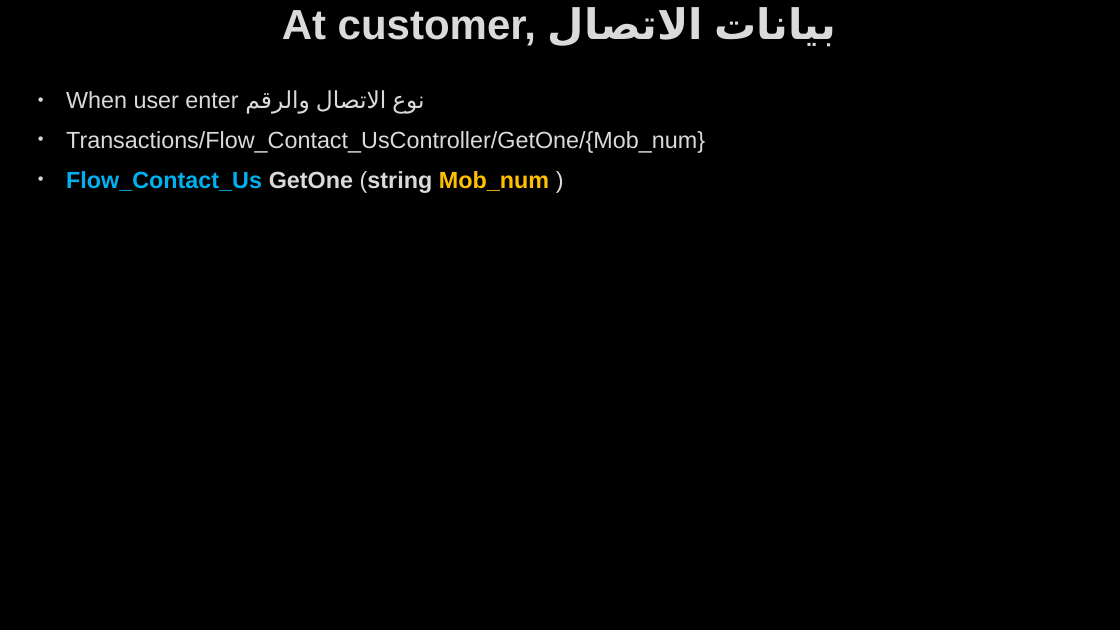
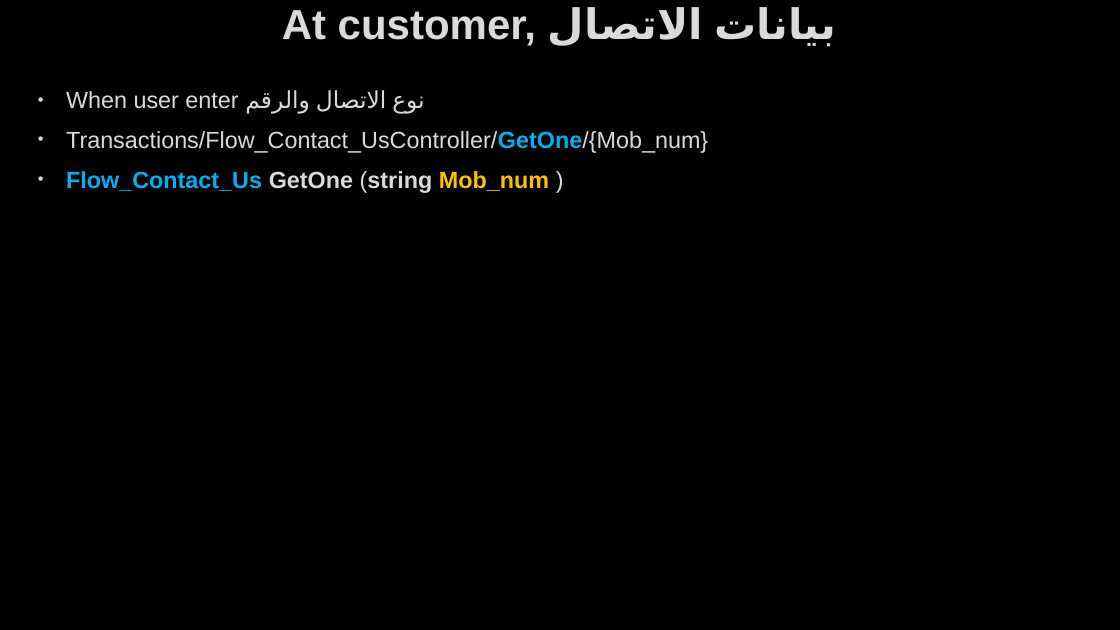
Before and after one commit to AhmedMohamedSamir1/Summary, a slide deck: slide 8 of Dot Net/Business.pptx (slide 13 before the commit). Drawn at 1120x630 pixels with LibreOffice and Linux fonts; fonts in the diff are those of the drawing; background and template pictures are left out. Boxes give left, top, right and bottom in pixels: in the first picture for what was removed or moved away, otherwise in the second. Text is boxed around its words. In the diff, an @@ line names an element or a change of style, - is before the commit and + after.

```diff
--- a/Dot Net/Business.pptx
+++ b/Dot Net/Business.pptx
@@ text at (66, 131, 708, 153): text colour #DADADA to #00B0F0, bold on in "Transactions/Flow_Contact_UsController/GetOne/{Mob_num}" @@
```
Also in this commit, not shown: 27 other slides changed, 64 slides added, 16 slides removed, 8 other files.
